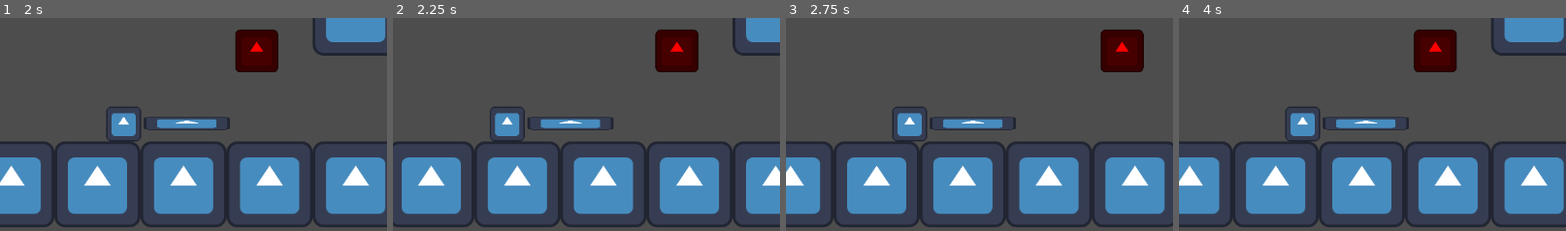
Above: before the commit, frames 1-4 (left to right).
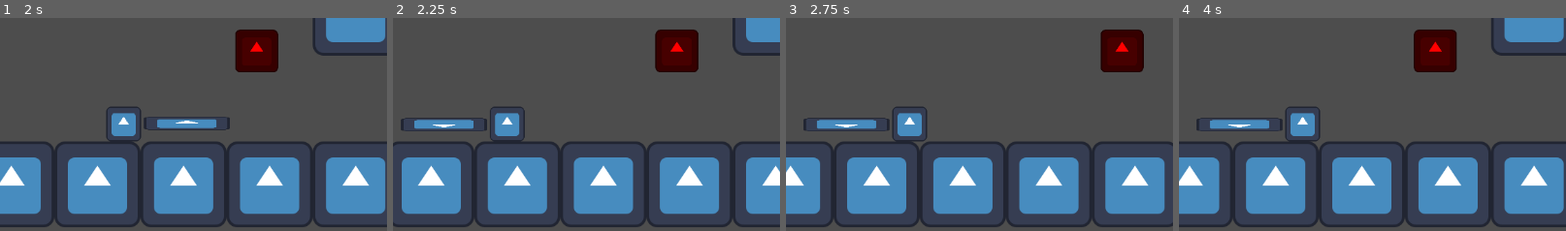
Above: after the commit, the same moments.

Repository: TheHumanMRP/RPG-Life-Tracker
Game: Godot game, scene res://Folders/Systems/Main/Scenes/main_scene.tscn
Two runs of this game, one before a commit and one after it. Both use one fixed random seed, a clock stepped at 60 frames per second and the inputs below. The engine's default icon, where the game draws it, is replaced by a stand-in: a white triangle on a blue panel in a dark square.
Inputs (mouse positions are % of the whole screen's width and height, from its top left):
- Up to frame 1 (2 s): drag from (31, 94) to (19, 45) at 0.52 s; drag from (36, 94) to (19, 44) at 1.27 s
- Up to frame 2 (2.25 s): tap Enter at 2 s; move the mouse to (41, 94) at 2.02 s; hold A (move_left) from 2.03 s (still down); tap E (equip_item) at 2.1 s; click (41, 94) at 2.17 s
- Up to frame 3 (2.75 s): keep holding A (move_left)
- Up to frame 4 (4 s): release A (move_left) at 2.75 s; drag from (45, 94) to (46, 47) at 2.77 s; tap R (respawn) at 3.5 s; drag from (50, 94) to (58, 51) at 3.52 s
The pictures show only the part of the screen within x 34-84%, y 26-76%; the shares and areas given below are measured in that part.

Frame 1 is identical in both runs. In frame 2, 1.9% of the frame differs, in the area x 2-57%, y 46-54%; in frame 3, 1.9%; in frame 4, 1.9%.

Commit message:
Auto commit at 2026-08-09 15:25:46

Diff:
--- a/Folders/Systems/Player/player.gd
+++ b/Folders/Systems/Player/player.gd
@@ -92,7 +92,6 @@
 
 	if x_direction != 0:
 		looking_direction = x_direction
-		print("Player: Looking direction: ", looking_direction)
 		sword.face_where_player_is_facing(looking_direction)
 
 	var jump := Input.is_action_just_pressed("jump")
--- a/Folders/Systems/Weapons/sword.gd
+++ b/Folders/Systems/Weapons/sword.gd
@@ -7,7 +7,7 @@
 	if player_looking_direction == 1:
 		rotation_degrees = 0
 	elif player_looking_direction == -1:
-		rotation_degrees
+		rotation_degrees = 180
 
 func attack() -> void:
 	var nodes_in_attack_range: Array[Node2D] = self.get_overlapping_bodies()
